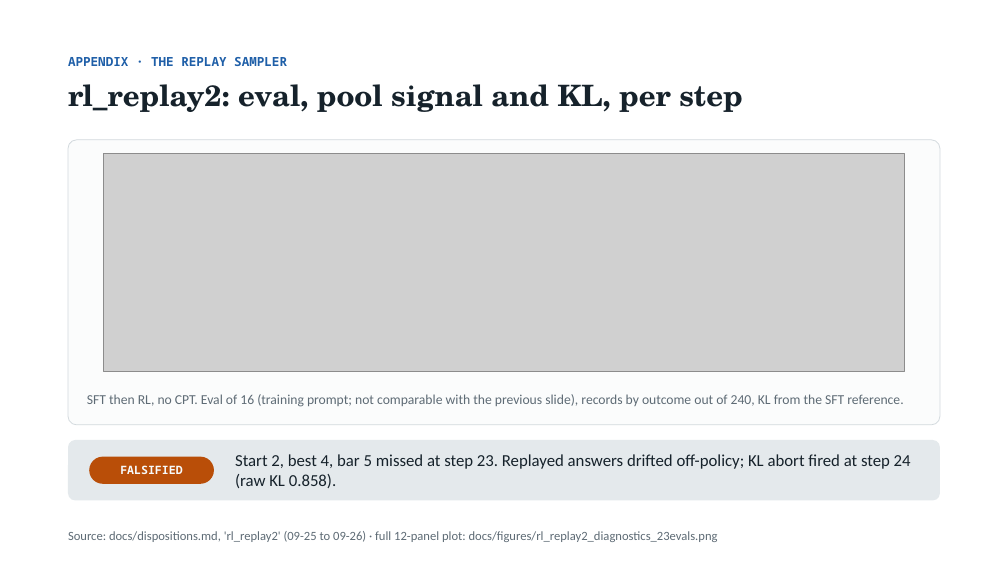
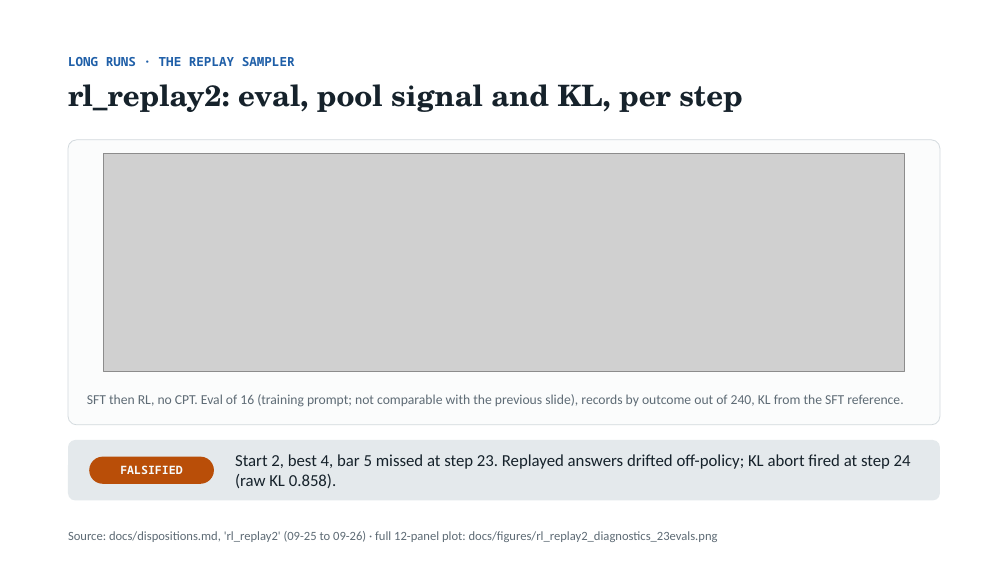
Before and after one commit to thistleknot/rl_v2_share, a slide deck: slide 16 of docs/RL_V2_rl.pptx (slide 30 before the commit). Drawn at 1008x567 pixels with LibreOffice and Linux fonts; fonts in the diff are those of the drawing; grey boxes stand for pictures. Boxes give left, top, right and bottom in pixels: in the first picture for what was removed or moved away, otherwise in the second. Text is boxed around its words. In the diff, an @@ line names an element or a change of style, - is before the commit and + after.

```diff
--- a/docs/RL_V2_rl.pptx
+++ b/docs/RL_V2_rl.pptx
@@ text at (68, 57, 295, 66): text changed @@
-APPENDIX · THE REPLAY SAMPLER
+LONG RUNS · THE REPLAY SAMPLER
```
Also in this commit, not shown: 5 other slides changed, 5 other files.
